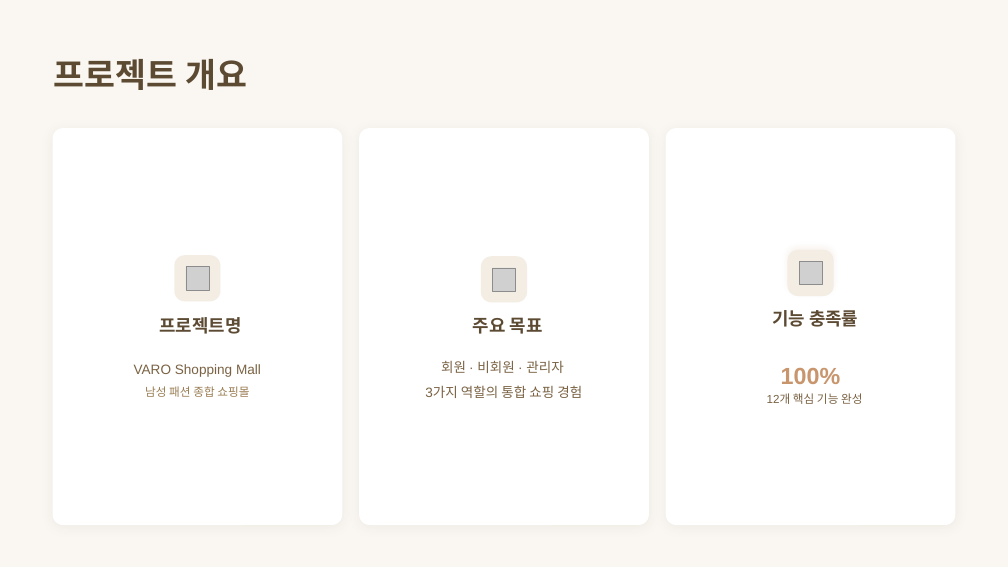
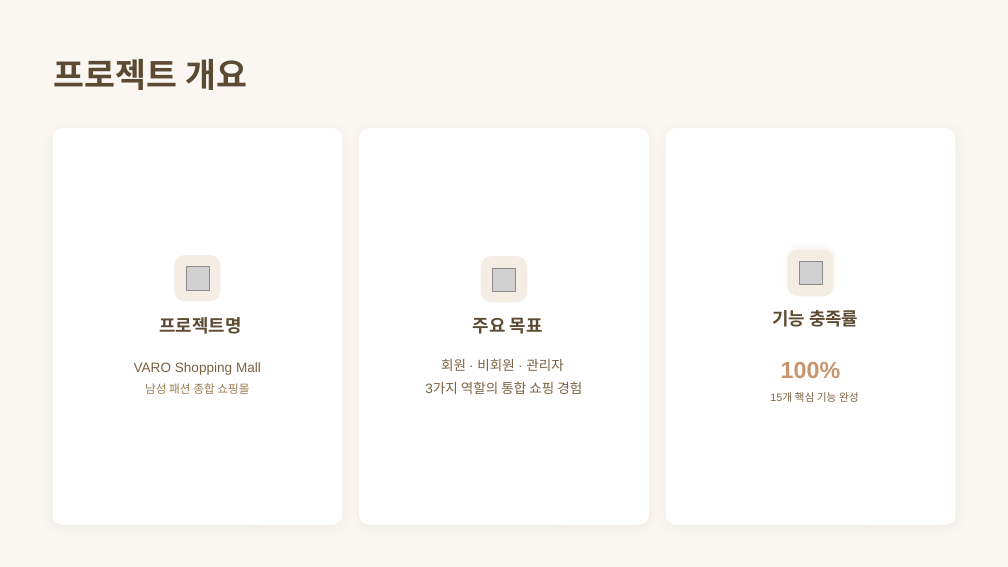
Before and after one commit to HaYul0611/varo-shopping-mall, a slide deck: slide 3 of tmp/프로젝트 제출양식/VARO_ShoppingMall.pptx. Drawn at 1008x567 pixels with LibreOffice and Linux fonts; fonts in the diff are those of the drawing; grey boxes stand for pictures. Boxes give left, top, right and bottom in pixels: in the first picture for what was removed or moved away, otherwise in the second. Text is boxed around its words. In the diff, an @@ line names an element or a change of style, - is before the commit and + after.

```diff
--- a/tmp/프로젝트 제출양식/VARO_ShoppingMall.pptx
+++ b/tmp/프로젝트 제출양식/VARO_ShoppingMall.pptx
@@ text "VARO Shopping Mall 남성 패션 ..." at <box>134,362,261,394</box>: line spacing 1.6 to 1.5 @@
@@ text "회원 · 비회원 · 관리자 ..." at <box>425,359,582,394</box>: line spacing 1.5 to 1.4 @@
@@ text "100%" at <box>781,362,841,378</box>: line spacing 1.6 to 1.4 @@
@@ text at <box>770,392,859,402</box>: text changed; size 16.6 to 15.3 pt @@
-12개 핵심 기능 완성
+15개 핵심 기능 완성
```
Also in this commit, not shown: 10 other slides changed, 32 other files.
